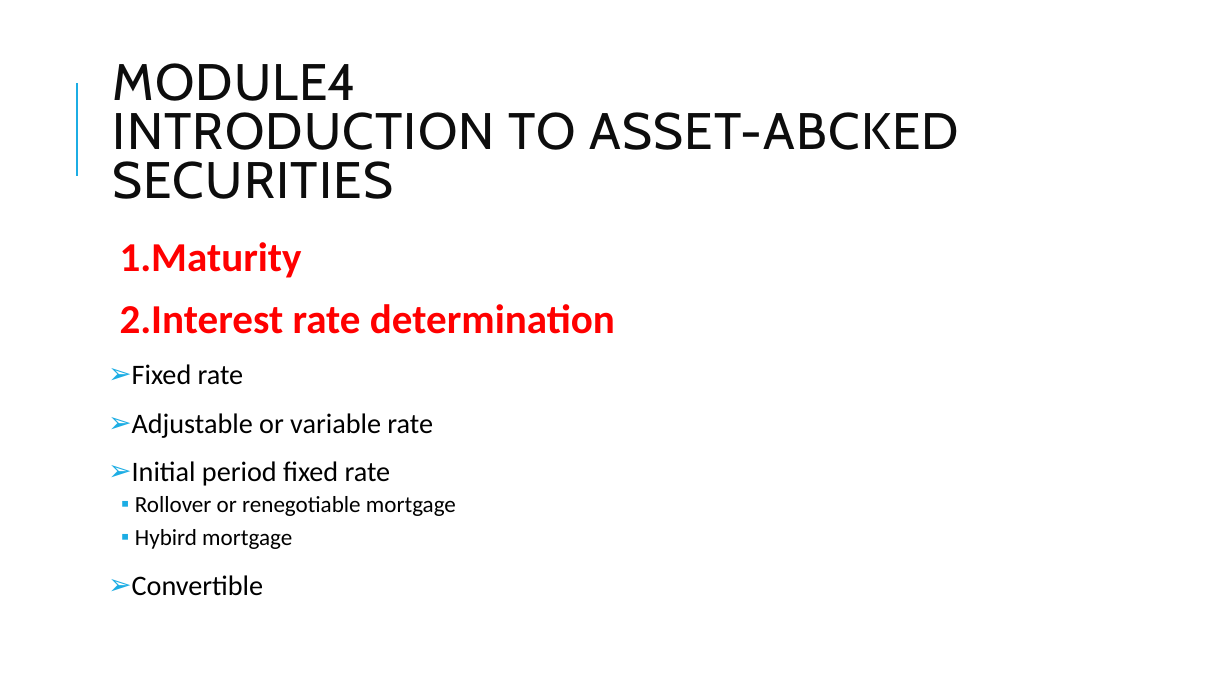
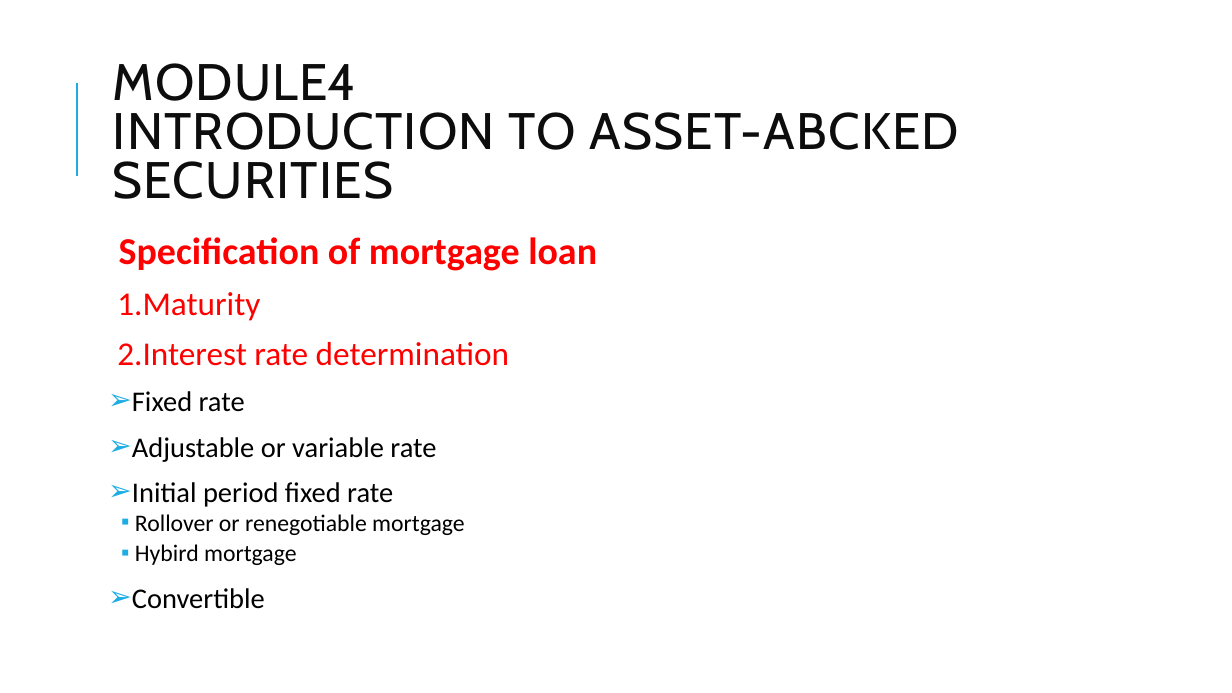
Before and after one commit to Isco0530/data, a slide deck: slide 2 of Fixed Income-23.pptx. Drawn at 1232x693 pixels with LibreOffice and Linux fonts; fonts in the diff are those of the drawing. Boxes give left, top, right and bottom in pixels: in the first picture for what was removed or moved away, otherwise in the second. Text is boxed around its words. In the diff, an @@ line names an element or a change of style, - is before the commit and + after.

```diff
--- a/Fixed Income-23.pptx
+++ b/Fixed Income-23.pptx
@@ text at <box>119,237,597,271</box>: paragraph added @@
+  Specification of mortgage loan
@@ text at <box>117,292,509,609</box>: size 32 to 25.9 pt, bold off in "1.Maturity", "2.Interest rate determination"; size 22 to 22.2 pt in "Fixed rate", "Adjustable or variable rate", "Initial period fixed rate", "Convertible"; size 18 to 18.5 pt in "Rollover or renegotiable mortgage", "Hybird mortgage"; line spacing 0.9 to 0.8 @@
```
Also in this commit, not shown: 3 other slides changed.
